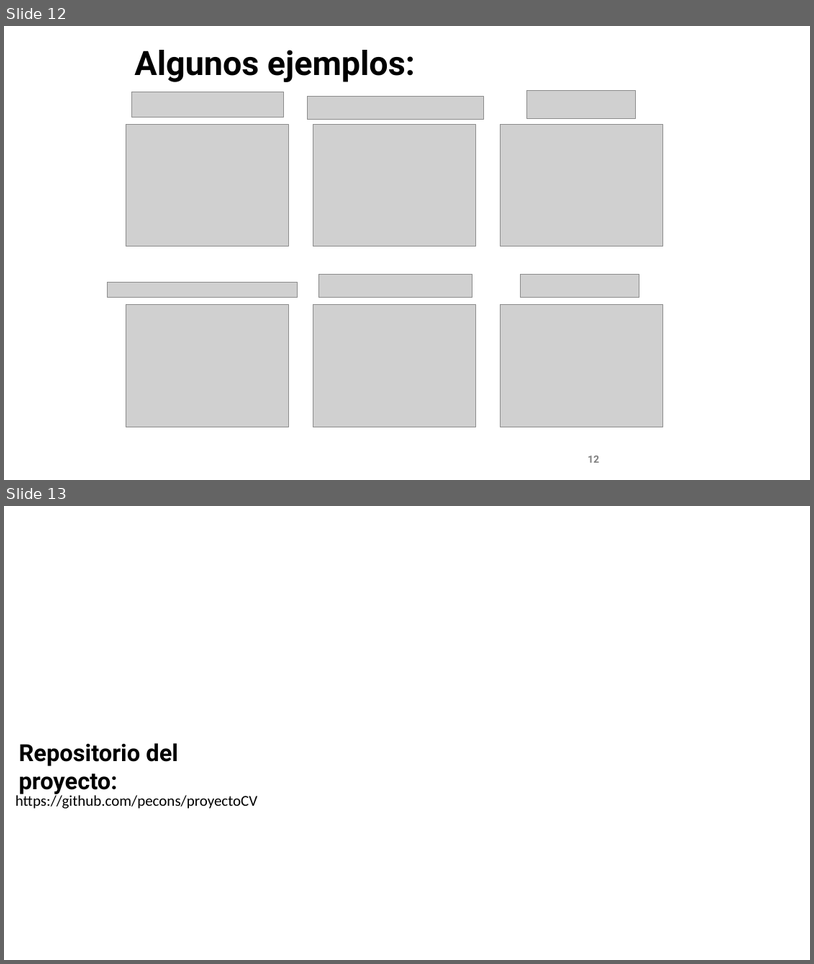
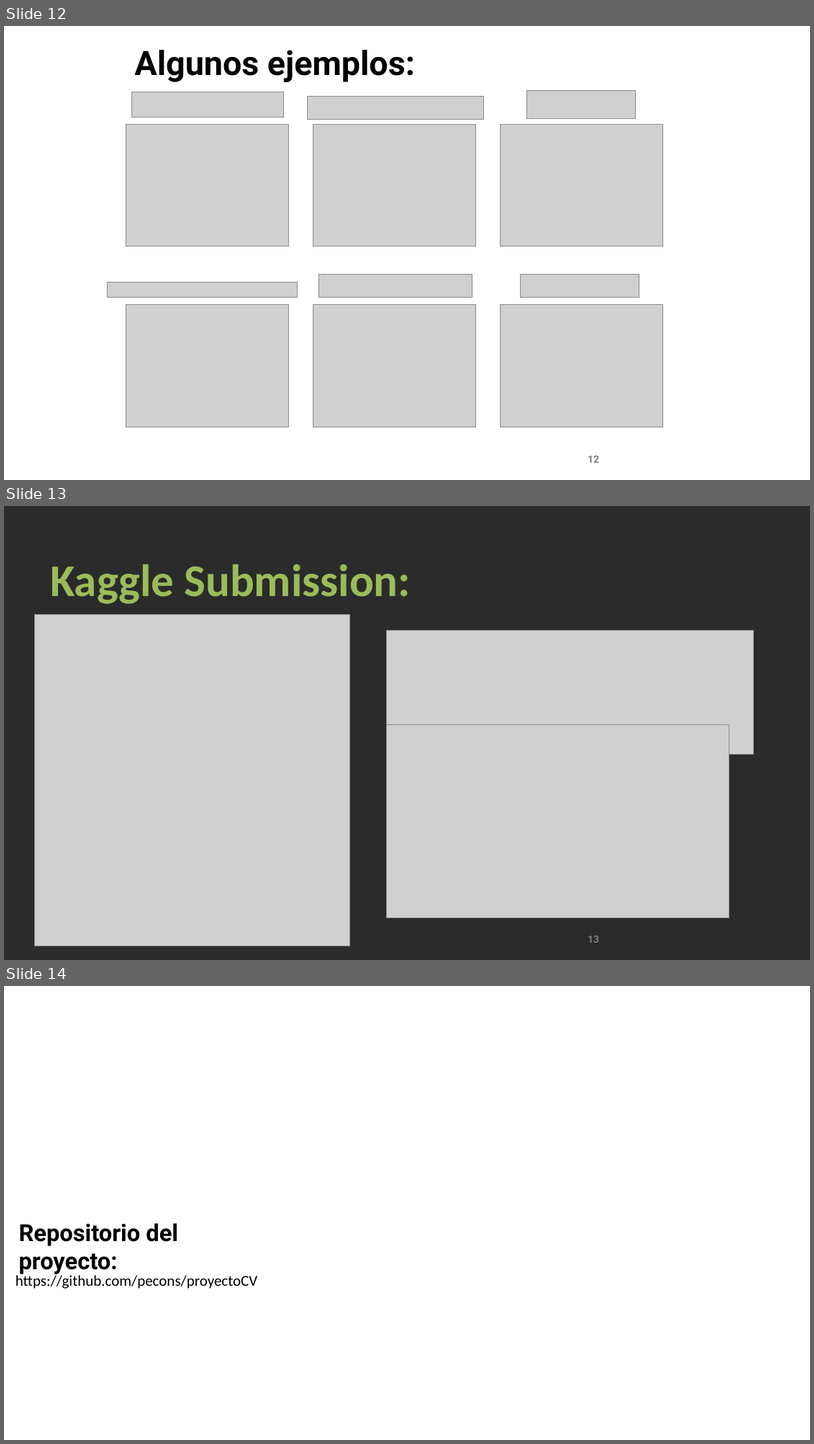
Before and after one commit to pecons/proyectoCV, a slide deck: presentation/presentaciónFinal.pptx. Shown one above the other, each under a label of ours: slides 12 and 13 before the commit, slides 12, 13 and 14 after it. The pictures are 814x964 and 814x1444 pixels, drawn with LibreOffice and Linux fonts; fonts in the diff are those of the drawing; grey boxes stand for pictures; background and template pictures are left out; a plain dark background stands for a picture behind light text. Boxes give left, top, right and bottom in pixels: in the first picture for what was removed or moved away, otherwise in the second. Text is boxed around its words. In the diff, an @@ line names an element or a change of style, - is before the commit and + after.

```diff
--- a/presentation/presentaciónFinal.pptx
+++ b/presentation/presentaciónFinal.pptx
@@ slide 13 added at box(4, 506, 810, 960), background picture (left out) @@
@@ text added at box(50, 564, 411, 604), 54 pt, text #9BBB59, bold @@
+Kaggle Submission:
@@ picture added at box(35, 614, 350, 946) @@
@@ picture added at box(386, 631, 754, 754) @@
@@ picture added at box(386, 724, 730, 917) @@
@@ page number added at box(588, 935, 599, 942), 12 pt, text #808080, bold @@
+13
@@ what was slide 13 is now slide 14 @@
```
Also in this commit, not shown: 1 slide changed, 2 other files.
